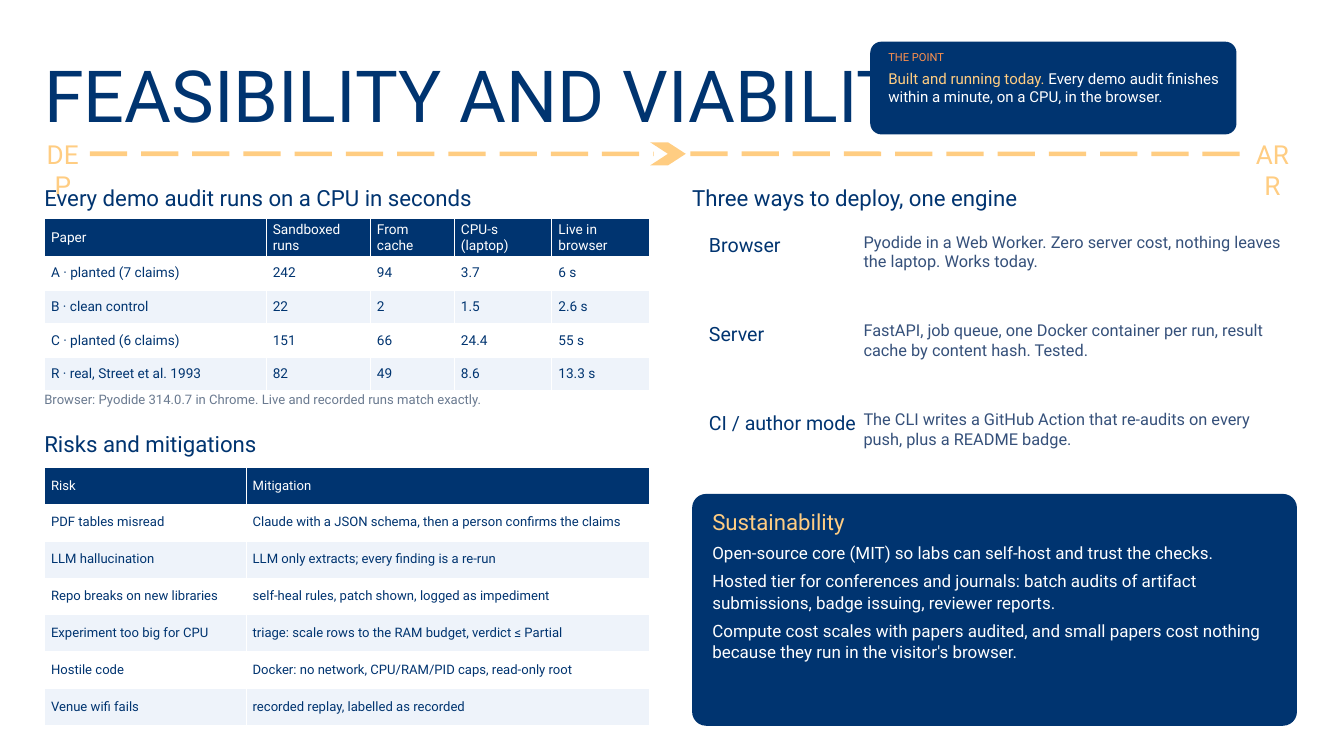
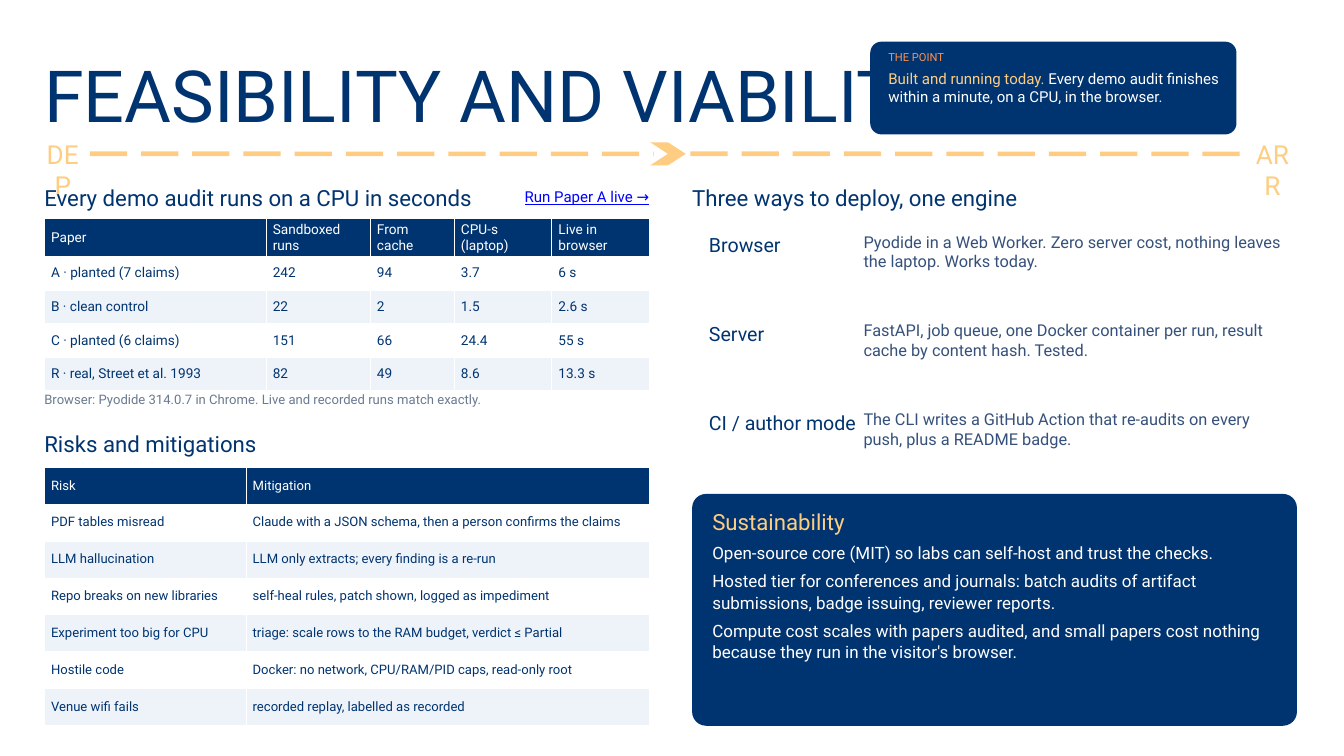
Before and after one commit to preflight-el01/preflight, a slide deck: slide 5 of dist/EL-01_TeamPreflight.pptx. Drawn at 1344x756 pixels with LibreOffice and Linux fonts; fonts in the diff are those of the drawing; background and template pictures are left out. Boxes give left, top, right and bottom in pixels: in the first picture for what was removed or moved away, otherwise in the second. Text is boxed around its words. In the diff, an @@ line names an element or a change of style, - is before the commit and + after.

```diff
--- a/dist/EL-01_TeamPreflight.pptx
+++ b/dist/EL-01_TeamPreflight.pptx
@@ text added at <box>525,190,632,205</box>, 16.1 pt, text #0000FF, underline @@
+Run Paper A live →
```
Also in this commit, not shown: 4 other slides changed, 2 other files.
